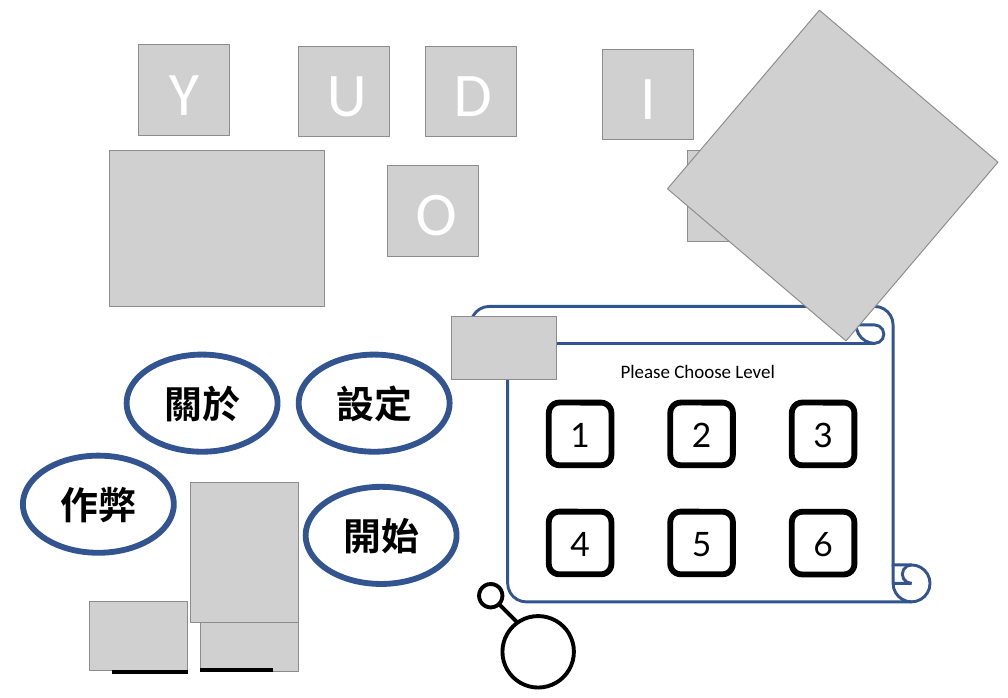
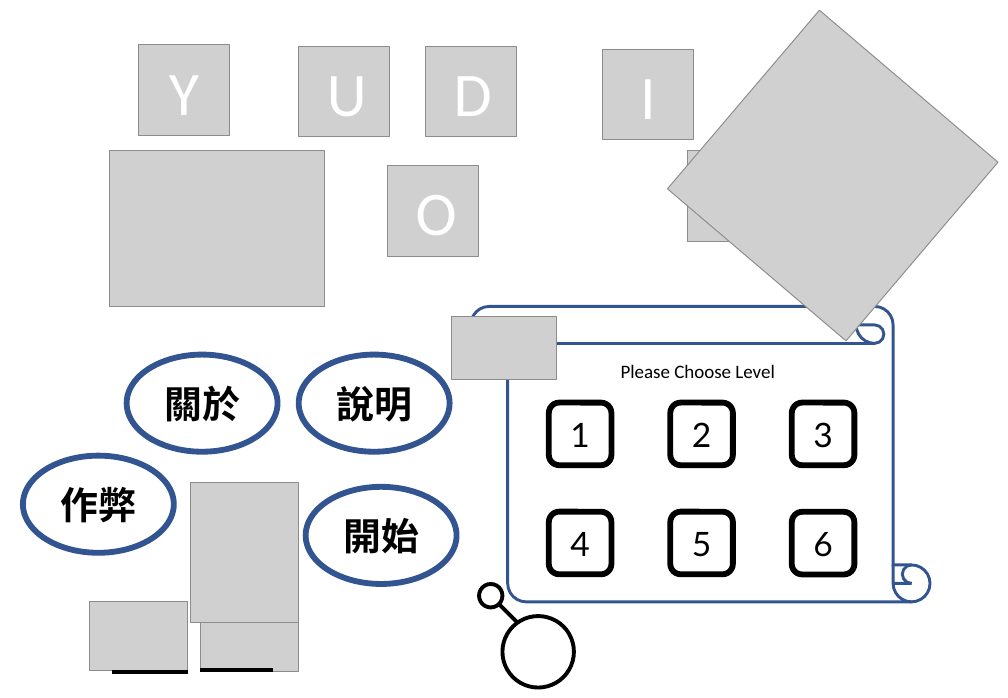
Before and after one commit to YangKelvin/SuperAdventure, a slide deck: slide 1 of images/簡報1.pptx. Drawn at 1008x698 pixels with LibreOffice and Linux fonts; fonts in the diff are those of the drawing; grey boxes stand for pictures. Boxes give left, top, right and bottom in pixels: in the first picture for what was removed or moved away, otherwise in the second. Text is boxed around its words. In the diff, an @@ line names an element or a change of style, - is before the commit and + after.

```diff
--- a/images/簡報1.pptx
+++ b/images/簡報1.pptx
@@ text in ellipse at box(336, 386, 412, 422): text changed @@
-設定
+說明
```
Also in this commit, not shown: 1 other slide changed, 4 other files.
